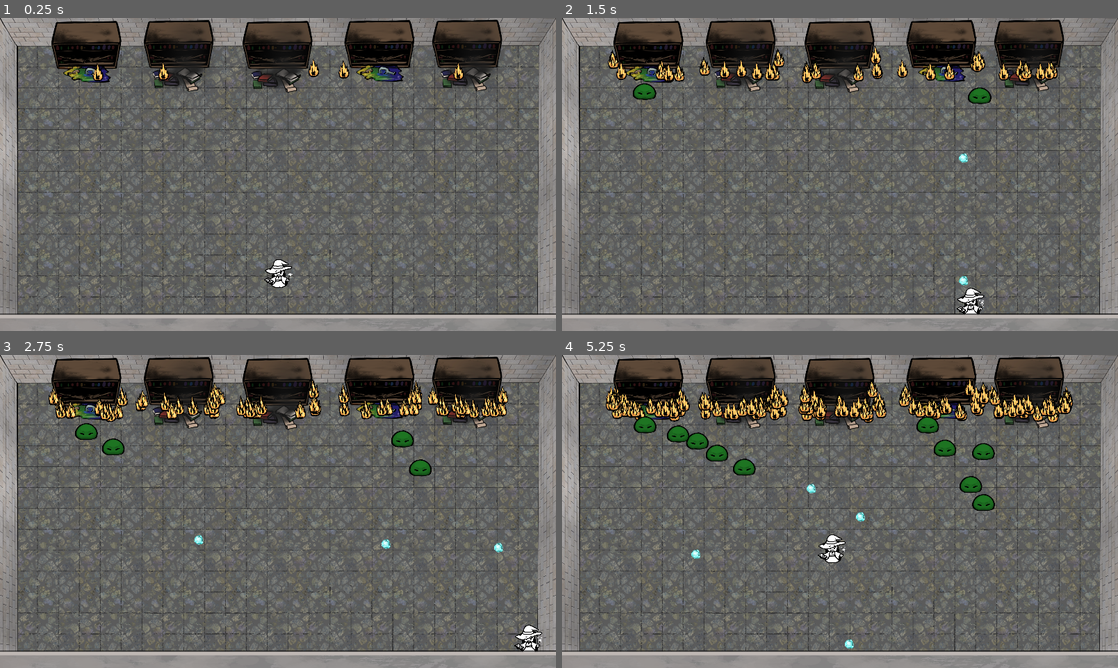
Above: before the commit, frames 1-4 (two rows, left to right).
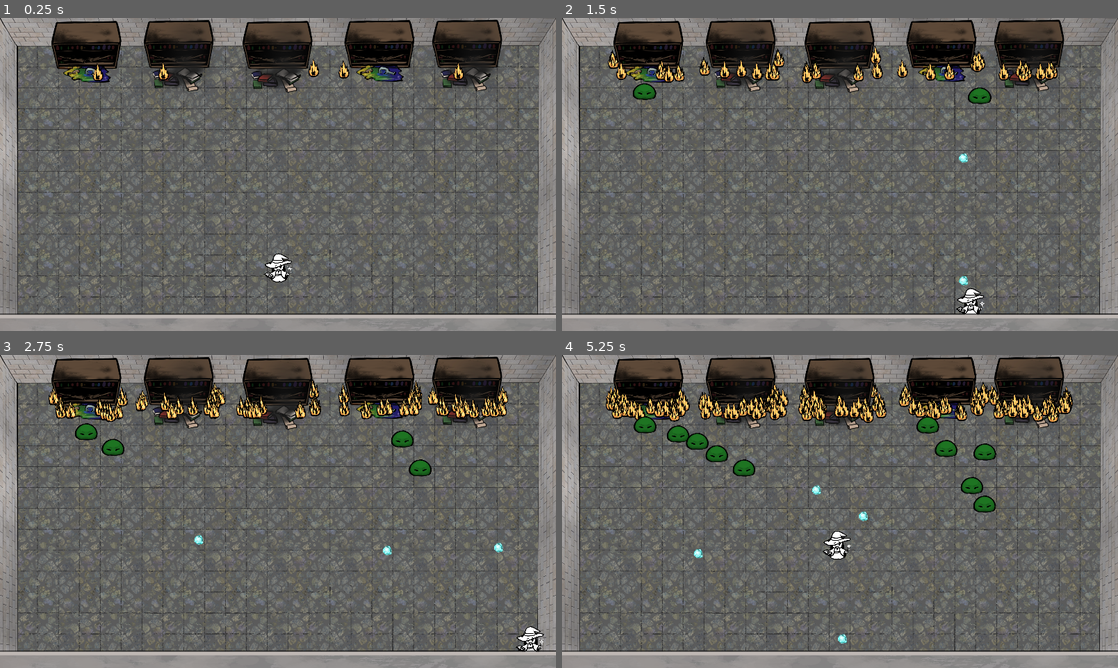
Above: after the commit, the same moments.

Repository: Haaki-/iDidNotAskHowBigTheRoomIs
Game: Godot game, scene res://Scene/game_root.tscn
The game is run twice, just before and just after one commit, with the same random seed, the same clock (stepped at 60 frames per second) and the same inputs.
Inputs (mouse positions are in pixels of both pictures, inside the frame that each line leads up to):
- Up to frame 1 (0.25 s): no input
- Up to frame 2 (1.5 s): move the mouse to (962, 158) at 0.52 s; hold D (MoveRight) 0.53-1.28 s; click (962, 158) at 0.6 s; move the mouse to (728, 190) at 1.27 s; hold S (MoveDown) from 1.28 s (still down); click (728, 190) at 1.35 s
- Up to frame 3 (2.75 s): move the mouse to (333, 442) at 2.02 s; release S (MoveDown) at 2.03 s; hold D (MoveRight) from 2.03 s (still down); click (333, 442) at 2.1 s
- Up to frame 4 (5.25 s): move the mouse to (812, 574) at 2.77 s; release D (MoveRight) at 2.78 s; hold W (MoveUp) 2.78-3.53 s; click (812, 574) at 2.85 s; move the mouse to (1006, 558) at 3.52 s; hold A (MoveLeft) 3.53-5.03 s; click (1006, 558) at 3.6 s; move the mouse to (673, 464) at 4.27 s; click (673, 464) at 4.35 s; move the mouse to (867, 511) at 5.02 s; hold S (MoveDown) from 5.03 s (still down); click (867, 511) at 5.1 s

The runs differ from the first frame. In frame 1, 0.3% of the frame differs, in the area x 47-53%, y 75-87%; in frame 2, 0.2%; in frame 3, 0.8%; in frame 4, 2.1%, in the area x 8-92%, y 7-94%.

Commit message:
Adjusted Player hitbox, enabled Y-sorting

Diff:
--- a/Scene/game_root.tscn
+++ b/Scene/game_root.tscn
@@ -11,6 +11,7 @@
 [sub_resource type="WorldBoundaryShape2D" id="WorldBoundaryShape2D_04ufq"]
 
 [node name="GameRoot" type="Node2D"]
+y_sort_enabled = true
 
 [node name="CanvasLayer" type="CanvasLayer" parent="."]
 layer = -1
--- a/Scene/square_boi.tscn
+++ b/Scene/square_boi.tscn
@@ -5,7 +5,7 @@
 [ext_resource type="Texture2D" uid="uid://cb6r4rynydthp" path="res://Sprite/arrowcheck.png" id="3_vbh1y"]
 
 [sub_resource type="CircleShape2D" id="CircleShape2D_aynke"]
-radius = 52.0384
+radius = 27.2947
 
 [sub_resource type="Animation" id="Animation_8r52k"]
 resource_name = "MovingDown"
@@ -145,7 +145,7 @@
 script = ExtResource("1_8rxiq")
 
 [node name="LeagueLogo" type="Sprite2D" parent="."]
-position = Vector2(-1.5, -1.5)
+position = Vector2(-2, -21)
 scale = Vector2(0.361403, 0.361403)
 texture = ExtResource("2_sv6qc")
 
@@ -154,7 +154,7 @@
 
 [node name="DirectionIndicator" type="Sprite2D" parent="."]
 modulate = Color(1, 1, 1, 0)
-position = Vector2(-7.62939e-06, -7.62939e-06)
+position = Vector2(-4.54747e-13, -9.09495e-13)
 rotation = -3.14159
 scale = Vector2(0.196667, 0.196667)
 texture = ExtResource("3_vbh1y")
